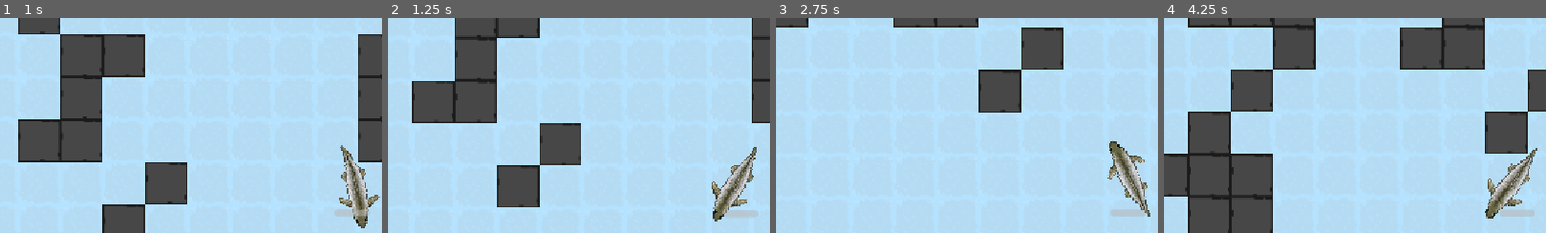
Above: before the commit, frames 1-4 (left to right).
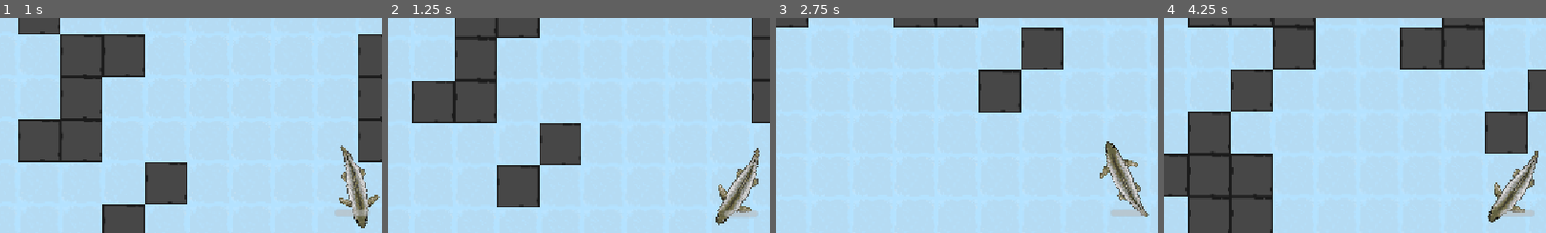
Above: after the commit, the same moments.

Repository: vincentchen18/Pelagico
Game: Godot game, scene res://ocean.tscn
Same seed, same stepped clock (60 frames per second), same inputs: the game is played once before the commit and once after it.
Inputs (mouse positions are % of the whole screen's width and height, from its top left):
- Up to frame 1 (1 s): tap Enter at 0.5 s; move the mouse to (72, 45) at 0.52 s; hold Right (right) from 0.53 s (still down); hold Shift from 0.53 s (still down); click (72, 45) at 0.67 s
- Up to frame 2 (1.25 s): keep holding Right (right); keep holding Shift
- Up to frame 3 (2.75 s): release Right (right) at 1.25 s; release Shift at 1.25 s; drag from (30, 55) to (45, 70) at 1.27 s; move the mouse to (60, 28) at 2.02 s; hold Right (right) from 2.03 s (still down); hold Shift from 2.03 s (still down)
- Up to frame 4 (4.25 s): release Right (right) at 2.75 s; release Shift at 2.75 s; drag from (45, 70) to (20, 35) at 2.77 s; move the mouse to (80, 65) at 3.52 s; hold Left (left) from 3.53 s (still down); hold Shift from 3.53 s (still down)
The pictures show only the part of the screen within x 4-54%, y 12-62%; the shares and areas given below are measured in that part.

Frame 1 is identical in both runs. In frame 2, 2.1% of the frame differs, in the area x 84-98%, y 60-97%; in frame 3, 2.1%; in frame 4, 2.1%.

Commit message:
tune fish animation

Diff:
--- a/Scripts/player.gd
+++ b/Scripts/player.gd
@@ -7,7 +7,7 @@
 @export var maxstamina: int = 100
 @export var boostmult: float = 1.4
 @export var animplaymult: float = 1.0
-
+@export var anim_speed := 0.5
 var stamina: float = maxstamina
 @onready var sprite: Node2D = $Sprite2D
 @onready var staminabar: ProgressBar = $ProgressBar
@@ -35,13 +35,13 @@
 			velocity = velocity.lerp(forward * speed * thrust, acceleration * delta)
 			boosting = false
 		animplaymult = max(velocity.length()/speed, 1)
-		$AnimatedSprite2D.speed_scale = animplaymult
+		$AnimatedSprite2D.speed_scale = animplaymult * anim_speed
 		$AnimatedSprite2D.play("swim")
 	elif turn != 0:
 		animtimer = 0.15
 		velocity = velocity.lerp(forward * rotforwardspeed, acceleration * delta * 0.6)
 		animplaymult = velocity.length() / speed
-		$AnimatedSprite2D.speed_scale = max(animplaymult, 0.4)
+		$AnimatedSprite2D.speed_scale = max(animplaymult, 0.4) * anim_speed
 		$AnimatedSprite2D.play("swim")
 		boosting = false
 	else:
@@ -52,7 +52,7 @@
 			if animtimer <= 0:
 				$AnimatedSprite2D.stop()
 		else:
-			$AnimatedSprite2D.speed_scale = 0.78
+			$AnimatedSprite2D.speed_scale = 0.78 * anim_speed
 		velocity = velocity.lerp(Vector2.ZERO, drag * delta)
 		boosting = false
 	if not $AnimatedSprite2D.is_playing():
--- a/ocean.tscn
+++ b/ocean.tscn
@@ -32,6 +32,10 @@
 atlas = ExtResource("6_n3fli")
 region = Rect2(0, 0, 1254, 1254)
 
+[sub_resource type="AtlasTexture" id="AtlasTexture_v5bp3"]
+atlas = ExtResource("6_n3fli")
+region = Rect2(3762, 0, 1254, 1254)
+
 [sub_resource type="AtlasTexture" id="AtlasTexture_06qne"]
 atlas = ExtResource("6_n3fli")
 region = Rect2(1254, 0, 1254, 1254)
@@ -39,10 +43,6 @@
 [sub_resource type="AtlasTexture" id="AtlasTexture_nrb0v"]
 atlas = ExtResource("6_n3fli")
 region = Rect2(2508, 0, 1254, 1254)
-
-[sub_resource type="AtlasTexture" id="AtlasTexture_v5bp3"]
-atlas = ExtResource("6_n3fli")
-region = Rect2(3762, 0, 1254, 1254)
 
 [sub_resource type="SpriteFrames" id="SpriteFrames_qijwg"]
 animations = [{
@@ -58,13 +58,19 @@
 "duration": 1.0,
 "texture": SubResource("AtlasTexture_qijwg")
 }, {
-"duration": 1.0,
+"duration": 1.5,
+"texture": SubResource("AtlasTexture_v5bp3")
+}, {
+"duration": 1.5,
 "texture": SubResource("AtlasTexture_06qne")
 }, {
 "duration": 1.0,
 "texture": SubResource("AtlasTexture_nrb0v")
 }, {
-"duration": 1.0,
+"duration": 1.5,
+"texture": SubResource("AtlasTexture_06qne")
+}, {
+"duration": 1.5,
 "texture": SubResource("AtlasTexture_v5bp3")
 }],
 "loop": 1,
